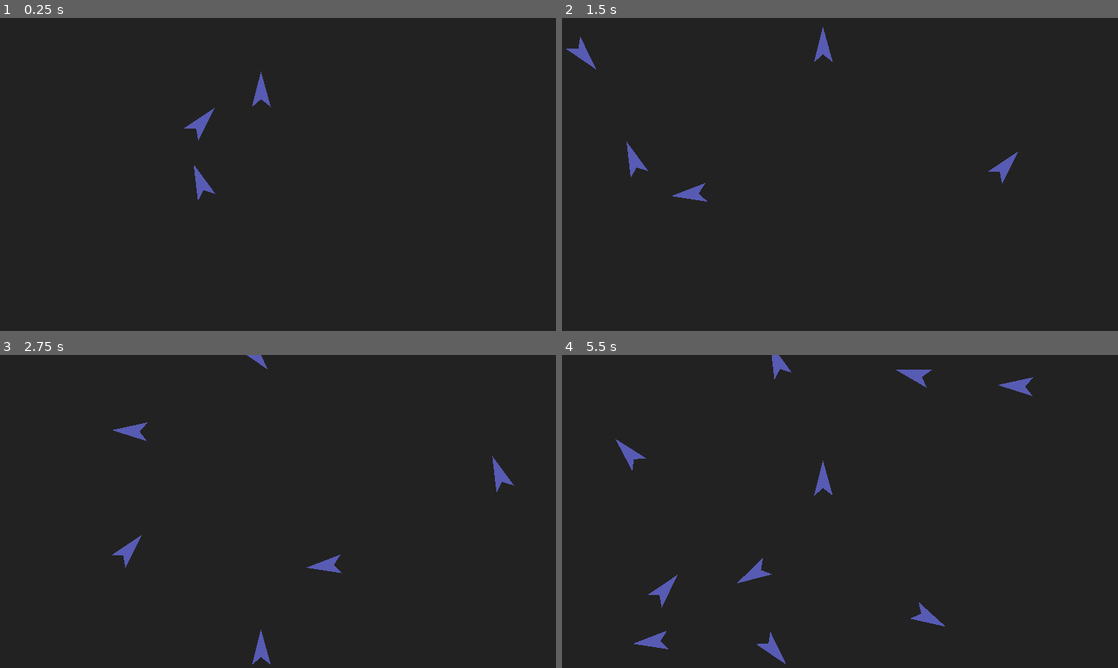
Above: before the commit, frames 1-4 (two rows, left to right).
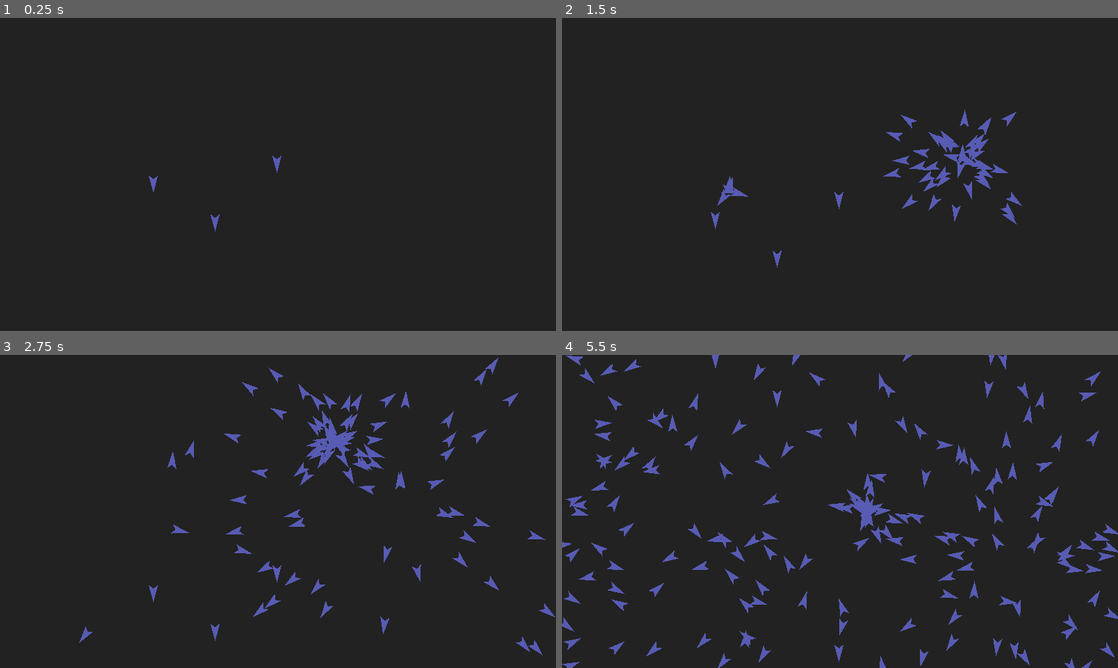
Above: after the commit, the same moments.

Repository: blinry/boids
Game: Godot game, scene res://main.tscn
The game is run twice, just before and just after one commit, with the same random seed, the same clock (stepped at 60 frames per second) and the same inputs.
Inputs (mouse positions are in pixels of both pictures, inside the frame that each line leads up to):
- Up to frame 1 (0.25 s): no input
- Up to frame 2 (1.5 s): move the mouse to (962, 158) at 0.52 s; press the mouse at (962, 158) at 0.53 s; move the mouse to (728, 190) at 1.27 s; release the mouse at (728, 190) at 1.28 s; click (728, 190) at 1.35 s
- Up to frame 3 (2.75 s): move the mouse to (333, 442) at 2.02 s; press the mouse at (333, 442) at 2.03 s
- Up to frame 4 (5.5 s): move the mouse to (812, 574) at 2.77 s; release the mouse at (812, 574) at 2.78 s; click (812, 574) at 2.85 s; move the mouse to (1006, 558) at 3.52 s; press the mouse at (1006, 558) at 3.53 s; move the mouse to (673, 464) at 4.27 s; release the mouse at (673, 464) at 4.28 s; click (673, 464) at 4.35 s; move the mouse to (867, 511) at 5.02 s; press the mouse at (867, 511) at 5.03 s

The runs differ from the first frame. In frame 1, 0.6% of the frame differs, in the area x 26-51%, y 17-69%; in frame 2, 2.4%; in frame 3, 3.9%; in frame 4, 7.2%, in the area x 0-100%, y 0-100%.

Commit message:
Boids have velocities

Diff:
--- a/pod.gd
+++ b/boid.gd
@@ -1,10 +1,10 @@
 extends Node2D
 
-var speed = 1000
+var velocity = Vector2(0, 100)
 
 func _process(delta):
-	var movement = delta*Vector2(0, -speed).rotated(rotation)
-	position += movement
+	position += delta*velocity
+	rotation = velocity.angle()
 
 	var screen_size = get_viewport_rect().size
 
--- a/pod.tscn
+++ b/boid.tscn
@@ -1,11 +1,12 @@
 [gd_scene load_steps=2 format=2]
 
-[ext_resource path="res://pod.gd" type="Script" id=1]
+[ext_resource path="res://boid.gd" type="Script" id=1]
 
 [node name="Pod" type="Node2D"]
-position = Vector2( 901.384, 501.089 )
 script = ExtResource( 1 )
 
 [node name="Polygon2D" type="Polygon2D" parent="."]
+rotation = 1.5708
+scale = Vector2( 0.5, 0.5 )
 color = Color( 0.345098, 0.360784, 0.705882, 1 )
 polygon = PoolVector2Array( -0.245453, -66.6254, 33.7319, 55.693, -0.245453, 29.1907, -31.5046, 56.3726 )
--- a/main.gd
+++ b/main.gd
@@ -3,9 +3,10 @@
 func _ready():
 	pass
 
-func _input(event):
-	if event is InputEventMouse and event.is_pressed():
-		var pod = preload("res://pod.tscn").instance()
-		pod.position = event.position
-		pod.rotation = rand_range(0, 2*PI)
+
+func _process(delta):
+	if Input.is_action_pressed("spawn"):
+		var pod = preload("res://boid.tscn").instance()
+		pod.position = get_global_mouse_position()
+		pod.velocity = Vector2(rand_range(-300, 300), rand_range(-300, 300))
 		add_child(pod)
--- a/main.tscn
+++ b/main.tscn
@@ -1,6 +1,6 @@
 [gd_scene load_steps=3 format=2]
 
-[ext_resource path="res://pod.tscn" type="PackedScene" id=1]
+[ext_resource path="res://boid.tscn" type="PackedScene" id=1]
 [ext_resource path="res://main.gd" type="Script" id=2]
 
 [node name="Main" type="Node2D"]
@@ -16,11 +16,12 @@
 }
 
 [node name="Pod" parent="." instance=ExtResource( 1 )]
+position = Vector2( 956.544, 477.061 )
 
 [node name="Pod2" parent="." instance=ExtResource( 1 )]
 position = Vector2( 529.887, 545.726 )
 rotation = 0.731293
 
 [node name="Pod3" parent="." instance=ExtResource( 1 )]
-position = Vector2( 781.871, 800.59 )
+position = Vector2( 743.125, 679.509 )
 rotation = -0.364774
--- a/project.godot
+++ b/project.godot
@@ -55,3 +55,8 @@
 , Object(InputEventKey,"resource_local_to_scene":false,"resource_name":"","device":0,"alt":false,"shift":false,"control":false,"meta":false,"command":false,"pressed":false,"scancode":83,"unicode":0,"echo":false,"script":null)
  ]
 }
+spawn={
+"deadzone": 0.5,
+"events": [ Object(InputEventMouseButton,"resource_local_to_scene":false,"resource_name":"","device":-1,"alt":false,"shift":false,"control":false,"meta":false,"command":false,"button_mask":0,"position":Vector2( 0, 0 ),"global_position":Vector2( 0, 0 ),"factor":1.0,"button_index":1,"pressed":false,"doubleclick":false,"script":null)
+ ]
+}
